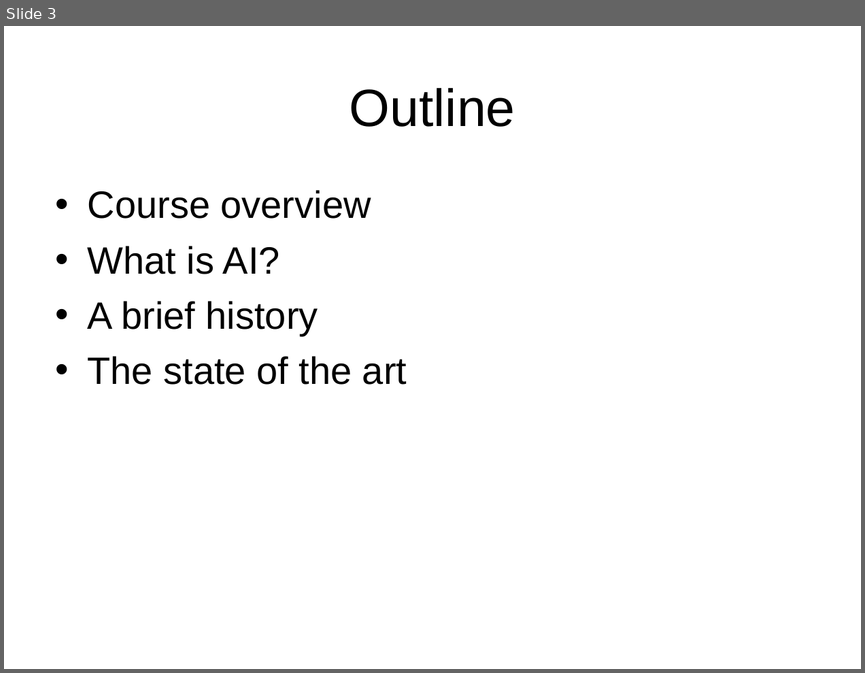
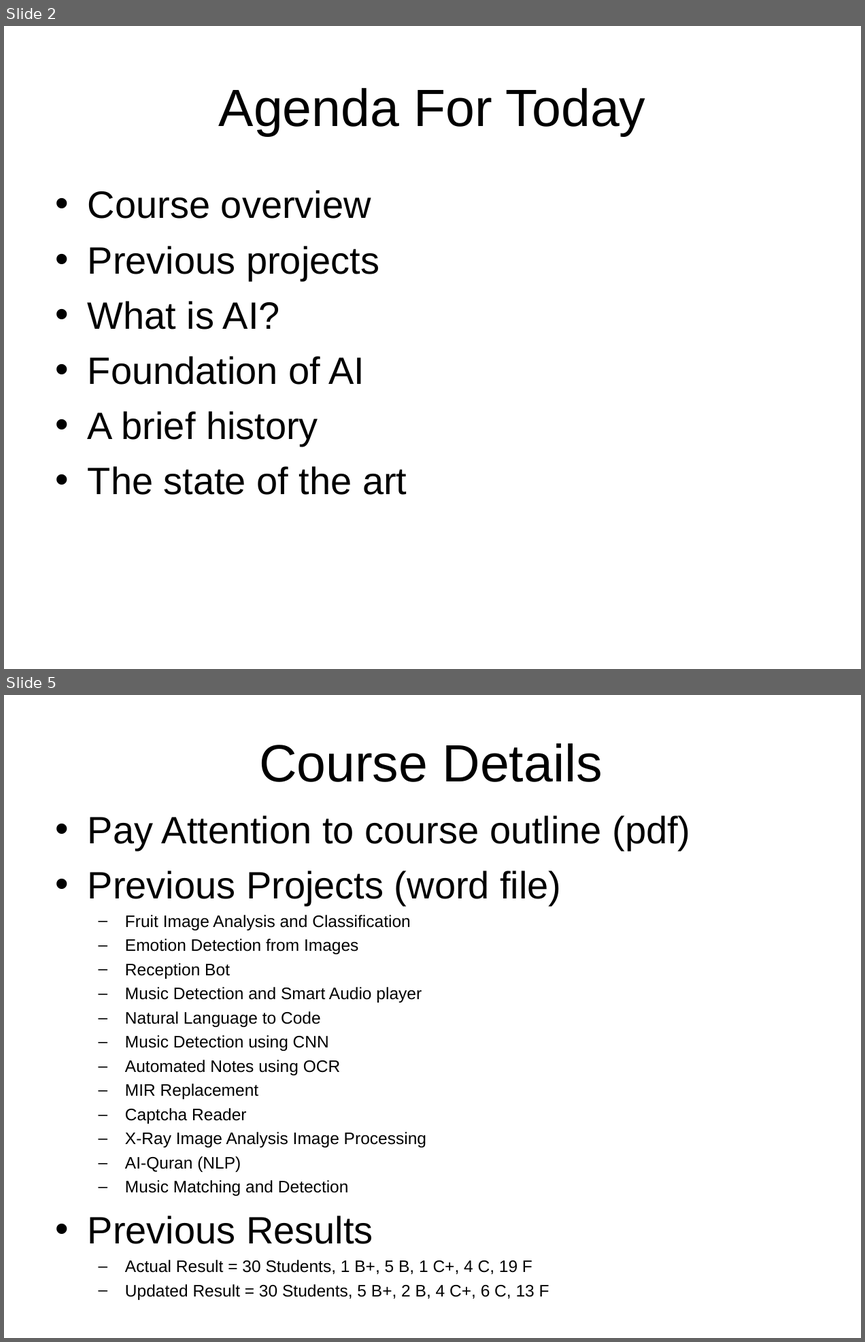
Before and after one commit to Rafi-afridi/Artificial_intelligence, a slide deck: Book slides/m1-intro.ppt. Shown one above the other, each under a label of ours: slide 3 before the commit, slides 2 and 5 after it; the slides between them are not shown. The pictures are 865x673 and 865x1342 pixels, drawn with LibreOffice and Linux fonts; fonts in the diff are those of the drawing. Boxes give left, top, right and bottom in pixels: in the first picture for what was removed or moved away, otherwise in the second. Text is boxed around its words. In the diff, an @@ line names an element or a change of style, - is before the commit and + after.

```diff
--- a/Book slides/m1-intro.ppt
+++ b/Book slides/m1-intro.ppt
@@ slide 5 added at [4,695,861,1338], background #FFFFFF @@
@@ title added at [259,743,602,782], 44 pt, text #000000 @@
+Course Details
@@ text added at [88,815,691,1300], 14 pt, text #000000 @@
+• Pay Attention to course outline (pdf)
+• Previous Projects (word file)
+  – Fruit Image Analysis and Classification
+  – Emotion Detection from Images
+  – Reception Bot
+  – Music Detection and Smart Audio player
+  – Natural Language to Code
+  – Music Detection using CNN
+  – Automated Notes using OCR
+  – MIR Replacement
+  – Captcha Reader
+  – X-Ray Image Analysis Image Processing
+  – AI-Quran (NLP)
+  – Music Matching and Detection
+• Previous Results
+  – Actual Result = 30 Students, 1 B+, 5 B, 1 C+, 4 C, 19 F
+  – Updated Result = 30 Students, 5 B+, 2 B, 4 C+, 6 C, 13 F
@@ what was slide 3 is now slide 2 @@
@@ slide 2 changed as well @@
@@ title at [219,88,645,136]: text changed @@
-Outline
+Agenda For Today
@@ text at [88,246,379,280]: paragraph added @@
+• Previous projects
@@ text at [88,356,365,384]: paragraph added @@
+• Foundation of AI
```
Also in this commit, not shown: 4 other slides changed, 3 other slides added, 2 slides removed, 4 other files.
